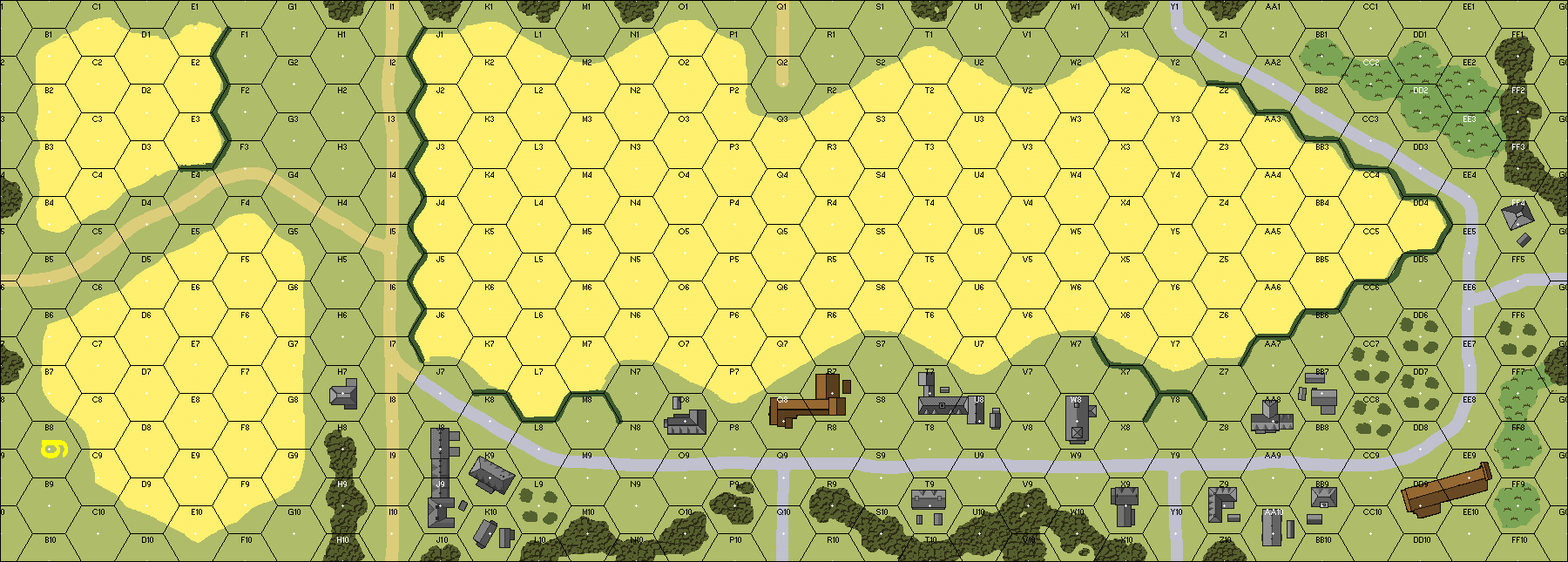
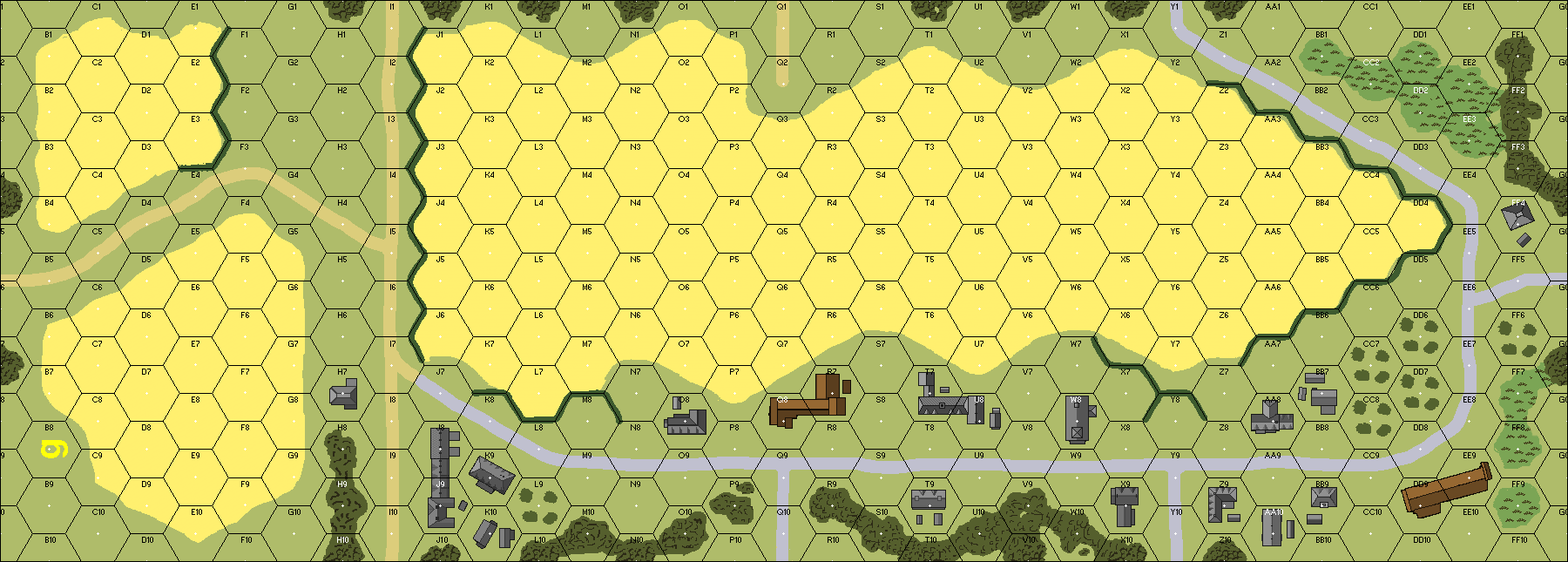
Layer changes from the first w=1568, h=562 image to the second:
painted on "Woods" over (0, 0, 1568, 561)
painted on "Brush" over (1298, 38, 1557, 527)